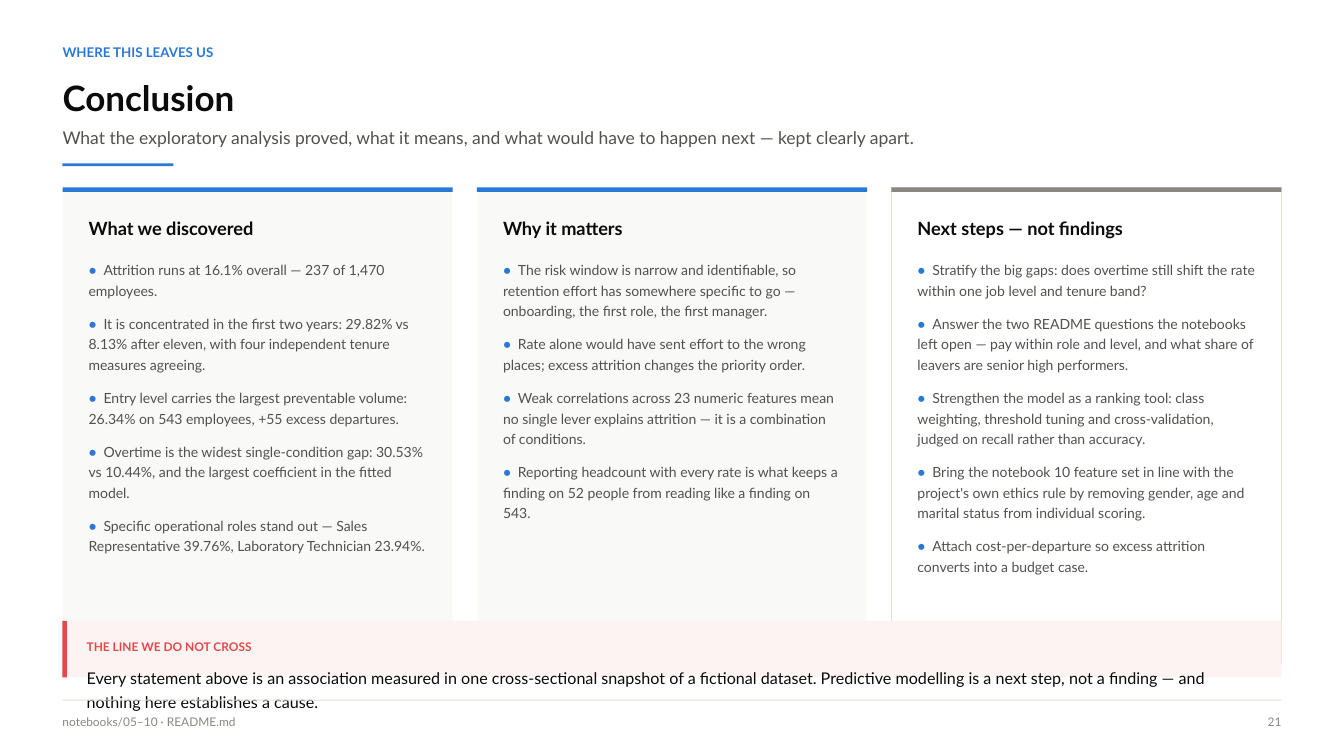
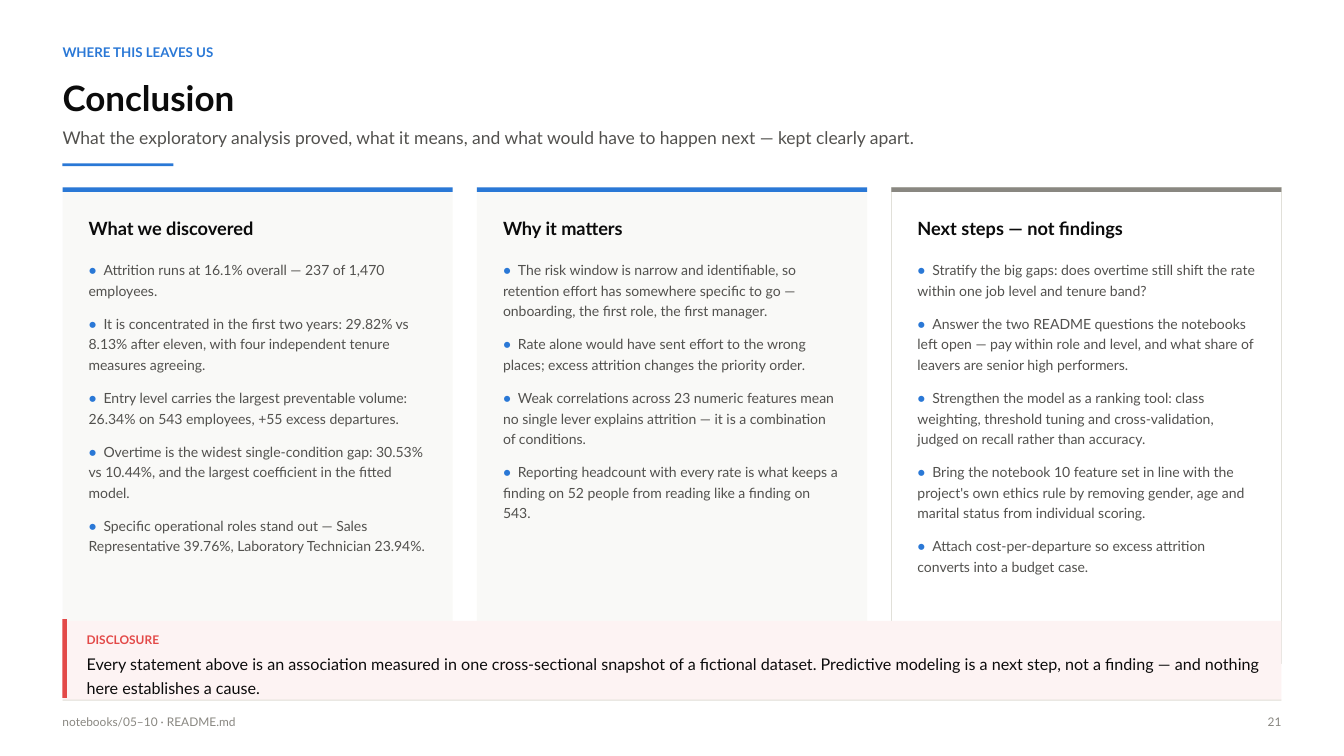
Before and after one commit to NPower-JDA-Cohort-2026/ibm-analytics-attrition-eda, a slide deck: slide 21 of presentation/IBM_Attrition_EDA_Team_Presentation.pptx. Drawn at 1344x756 pixels with LibreOffice and Linux fonts; fonts in the diff are those of the drawing. Boxes give left, top, right and bottom in pixels: in the first picture for what was removed or moved away, otherwise in the second. Text is boxed around its words. In the diff, an @@ line names an element or a change of style, - is before the commit and + after.

```diff
--- a/presentation/IBM_Attrition_EDA_Team_Presentation.pptx
+++ b/presentation/IBM_Attrition_EDA_Team_Presentation.pptx
@@ rectangle: place and size @@
-rectangle at [63, 621, 1281, 678]
+rectangle at [63, 621, 1281, 701]
@@ rectangle: place and size @@
-rectangle at [63, 621, 67, 678]
+rectangle at [63, 619, 67, 698]
@@ text at [87, 658, 1259, 694]: text changed @@
-Every statement above is an association measured in one cross-sectional snapshot of a fictional dataset. Predictive modelling is a next step, not a finding — and nothing here establishes a cause.
+Every statement above is an association measured in one cross-sectional snapshot of a fictional dataset. Predictive modeling is a next step, not a finding — and nothing here establishes a cause.
@@ text removed at [87, 642, 251, 651] @@
-THE LINE WE DO NOT CROSS
@@ text added at [87, 635, 159, 644], 8.5 pt, text #E34948, bold @@
+DISCLOSURE
```
Also in this commit, not shown: 4 other slides changed.
